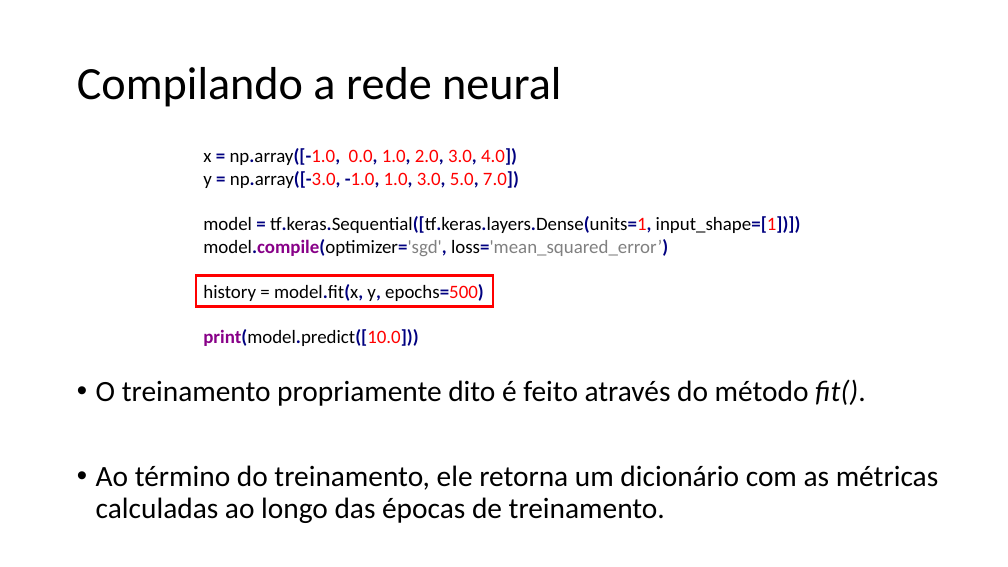
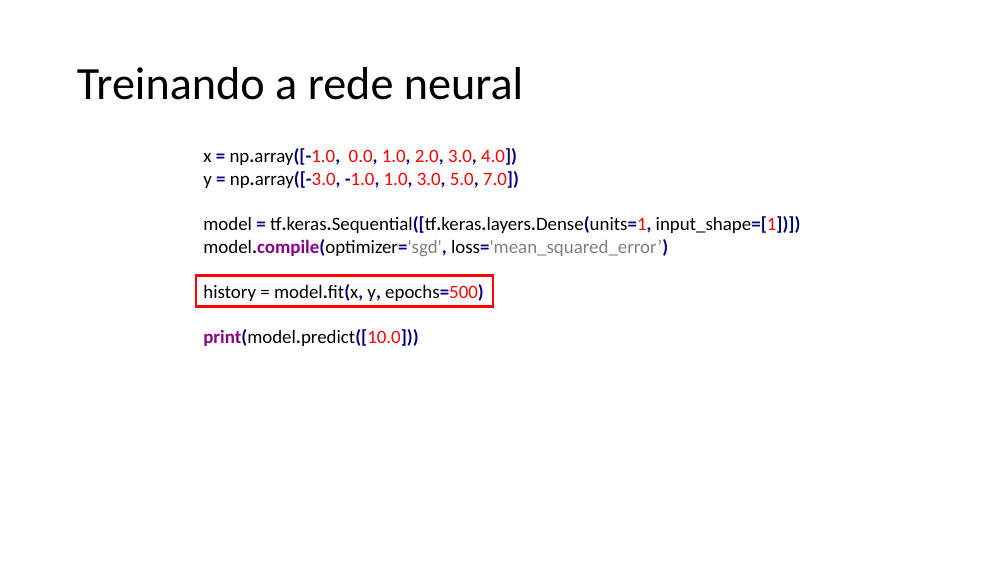
Before and after one commit to zz4fap/tp557-iot-ml, a slide deck: slide 16 of slides/TP557_7_Regressão_com_DNNs.pptx. Drawn at 1008x567 pixels with LibreOffice and Linux fonts; fonts in the diff are those of the drawing; grey boxes stand for pictures. Boxes give left, top, right and bottom in pixels: in the first picture for what was removed or moved away, otherwise in the second. Text is boxed around its words. In the diff, an @@ line names an element or a change of style, - is before the commit and + after.

Commit message:
update of slides

```diff
--- a/slides/TP557_7_Regressão_com_DNNs.pptx
+++ b/slides/TP557_7_Regressão_com_DNNs.pptx
@@ title at <box>77,67,523,100</box>: text changed @@
-Compilando a rede neural
+Treinando a rede neural
@@ text removed at <box>96,379,938,523</box> @@
-• O treinamento propriamente dito é feito através do método fit().
-• Ao término do treinamento, ele retorna um dicionário com as métricas calculadas ao longo das épocas de treinamento.
```
Also in this commit, not shown: 7 slides added, 1 other file.
